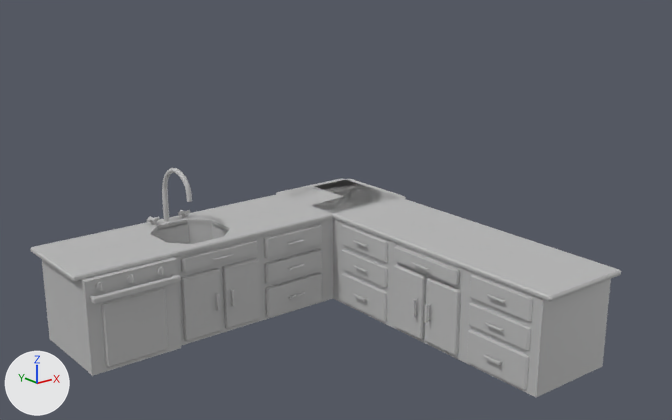
The FBX model Assets/Models/Furniture/kitchen corner.fbx as it was, and as the next commit left it.
Camera for both pictures: a 50 mm lens placed at (-0.262, -0.344, 0.185), pointed at (0.007, -0.007, 0.051). The axes (+X, +Y, +Z) are drawn at lower left. The lights are the same throughout. Where no turn or scale is listed for an object, it has been applied to the vertices.
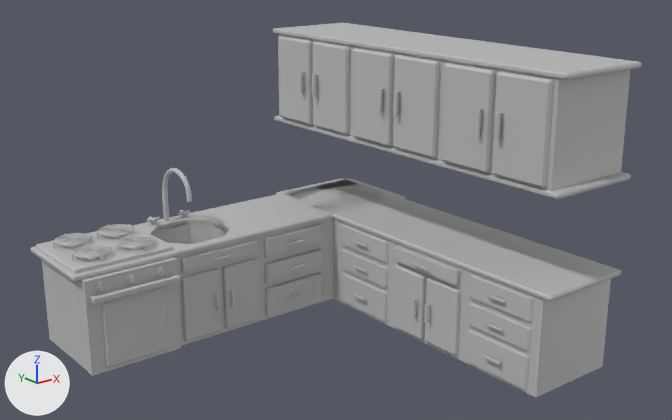
Edits to the bpy script that builds the scene:
```text
Add ob_pcube59:
    ob_pcube59 = bpy.data.objects.new('pCube59', me_mesh_063)  # 64 vertices, 66 faces; spans x -0.0025..0.0025, y -0.0148..0.0148, z -0.0234..0.0234; in mat_lambert1 (grey #bcbcbc)
    ob_pcube59.location = (0.0493, 0.0143, 0.0981)
Add ob_pcube58:
    ob_pcube58 = bpy.data.objects.new('pCube58', me_mesh_062)  # 192 vertices, 198 faces; spans x -0.00256..0.00256, y -0.001..0.00099, z -0.00618..0.00618; in mat_lambert1 (grey #bcbcbc)
    ob_pcube58.location = (0.0466, 0.004, 0.0982)
Add ob_ptorus11:
    ob_ptorus11 = bpy.data.objects.new('pTorus11', me_mesh_051)  # 2634 vertices, 2668 faces; spans x -0.0103..0.0103, y -0.0102..0.0102, z -0.004..0.004; in mat_lambert1 (grey #bcbcbc)
    ob_ptorus11.location = (-0.0646, 0.0854, 0.0276)
Add ob_ptorus9:
    ob_ptorus9 = bpy.data.objects.new('pTorus9', me_mesh_051.copy())
    ob_ptorus9.location = (-0.088, 0.063, 0.0276)
Add ob_ptorus10:
    ob_ptorus10 = bpy.data.objects.new('pTorus10', me_mesh_051.copy())
    ob_ptorus10.location = (-0.088, 0.0854, 0.0276)
Add ob_pcube57:
    ob_pcube57 = bpy.data.objects.new('pCube57', me_mesh_062.copy())
    ob_pcube57.location = (0.0466, -0.0076, 0.0982)
Add ob_pcube63:
    ob_pcube63 = bpy.data.objects.new('pCube63', me_mesh_063.copy())
    ob_pcube63.location = (0.0493, 0.0807, 0.0981)
Add ob_pcube50:
    ob_pcube50 = bpy.data.objects.new('pCube50', me_mesh_062.copy())
    ob_pcube50.location = (0.0466, -0.0742, 0.0982)
Add ob_pcube48:
    ob_pcube48 = bpy.data.objects.new('pCube48', me_mesh_048)  # 24 vertices, 26 faces; spans x -0.5..0.5, y -0.5..0.5, z -0.5..0.5; in mat_lambert1 (grey #bcbcbc)
    ob_pcube48.location = (-0.0765, 0.0739, 0.0272)
    ob_pcube48.rotation_euler = (-1.571, 0.0, 1.571)  # degrees (-90, 0, 90)
    ob_pcube48.scale = (-0.0472, -0.00278, -0.0525)
Add ob_pcube56:
    ob_pcube56 = bpy.data.objects.new('pCube56', me_mesh_063.copy())
    ob_pcube56.location = (0.0497, -0.0176, 0.0981)
Add ob_pcube61:
    ob_pcube61 = bpy.data.objects.new('pCube61', me_mesh_062.copy())
    ob_pcube61.location = (0.0466, 0.0588, 0.0982)
Add ob_pcube54:
    ob_pcube54 = bpy.data.objects.new('pCube54', me_mesh_001.copy())  # the mesh of ob_pcube4
    ob_pcube54.location = (0.075, -0.0014, 0.1235)
Add ob_ptorus12:
    ob_ptorus12 = bpy.data.objects.new('pTorus12', me_mesh_051.copy())
    ob_ptorus12.location = (-0.0646, 0.063, 0.0276)
Add ob_pcube62:
    ob_pcube62 = bpy.data.objects.new('pCube62', me_mesh_062.copy())
    ob_pcube62.location = (0.0466, 0.0705, 0.0982)
Add ob_pcube60:
    ob_pcube60 = bpy.data.objects.new('pCube60', me_mesh_063.copy())
    ob_pcube60.location = (0.0497, 0.0488, 0.0981)
Add ob_pcube52:
    ob_pcube52 = bpy.data.objects.new('pCube52', me_mesh_063.copy())
    ob_pcube52.location = (0.0493, -0.0523, 0.0981)
Add ob_pcube49:
    ob_pcube49 = bpy.data.objects.new('pCube49', me_mesh.copy())  # the mesh of ob_pcube2
    ob_pcube49.location = (0.075, -0.0014, 0.098)
Add ob_pcube53:
    ob_pcube53 = bpy.data.objects.new('pCube53', me_mesh_062.copy())
    ob_pcube53.location = (0.0466, -0.0625, 0.0982)
Add ob_pcube51:
    ob_pcube51 = bpy.data.objects.new('pCube51', me_mesh_063.copy())
    ob_pcube51.location = (0.0497, -0.0842, 0.0981)
Add ob_pcube55:
    ob_pcube55 = bpy.data.objects.new('pCube55', me_mesh_001.copy())  # the mesh of ob_pcube4
    ob_pcube55.location = (0.075, -0.0014, 0.0725)
```

Location of each change, [x1, y1, x2, y2] in pixels of the pictures (672 x 420 px):
'pCube49', added
    after: [279, 34, 630, 191]
'pCube54', added
    after: [273, 23, 641, 80]
'pCube51', added
    after: [492, 71, 554, 188]
'pCube52', added
    after: [441, 63, 496, 173]
'pCube56', added
    after: [393, 55, 441, 158]
'pCube59', added
    after: [352, 48, 395, 147]
'pCube60', added
    after: [313, 41, 350, 135]
'pCube63', added
    after: [278, 36, 313, 125]
'pCube55', added
    after: [274, 115, 631, 200]
'pCube48', added
    after: [36, 224, 174, 274]
'pTorus9', added
    after: [72, 245, 112, 262]
'pTorus10', added
    after: [53, 233, 92, 249]
'pTorus12', added
    after: [117, 235, 154, 252]
'pTorus11', added
    after: [97, 224, 134, 239]
'pCube50', added
    after: [494, 112, 503, 141]
'pCube53', added
    after: [475, 108, 483, 136]
'pCube57', added
    after: [393, 91, 400, 117]
'pCube58', added
    after: [378, 88, 384, 113]
'pCube61', added
    after: [312, 74, 318, 97]
'pCube62', added
    after: [299, 72, 304, 94]
